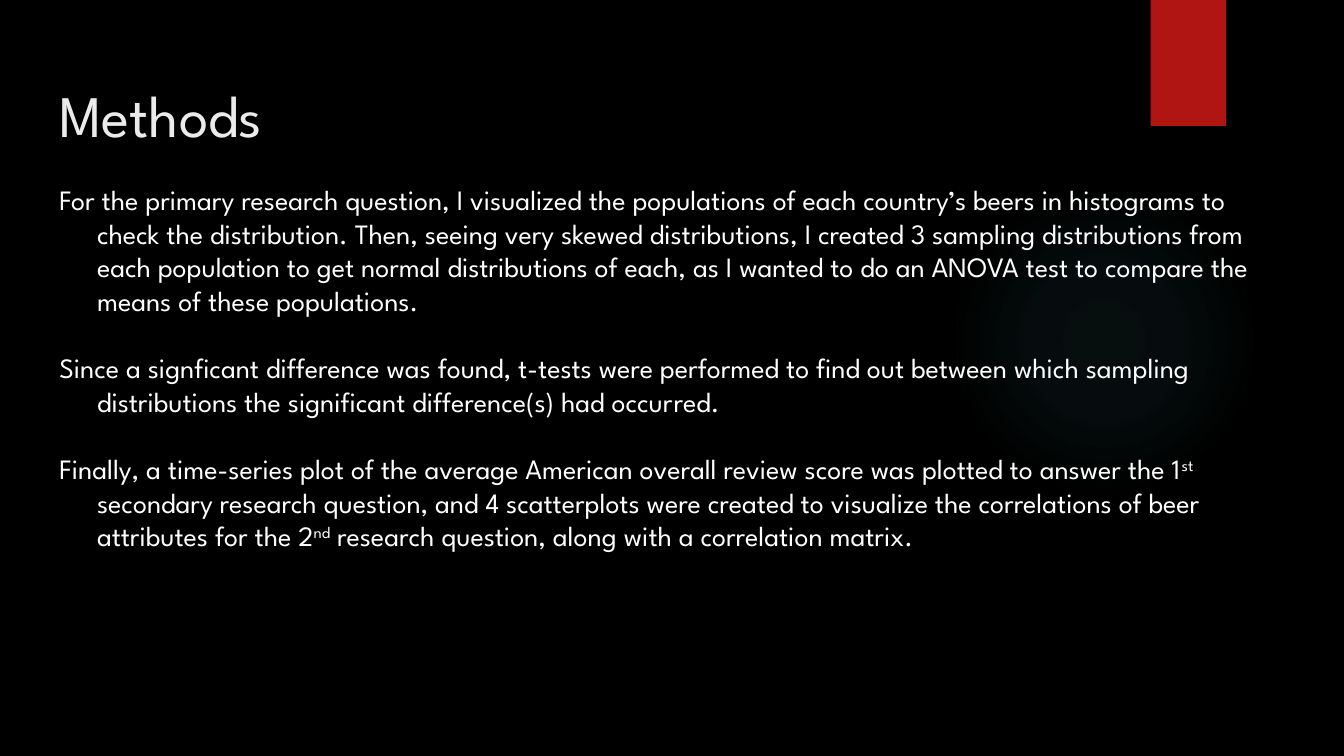
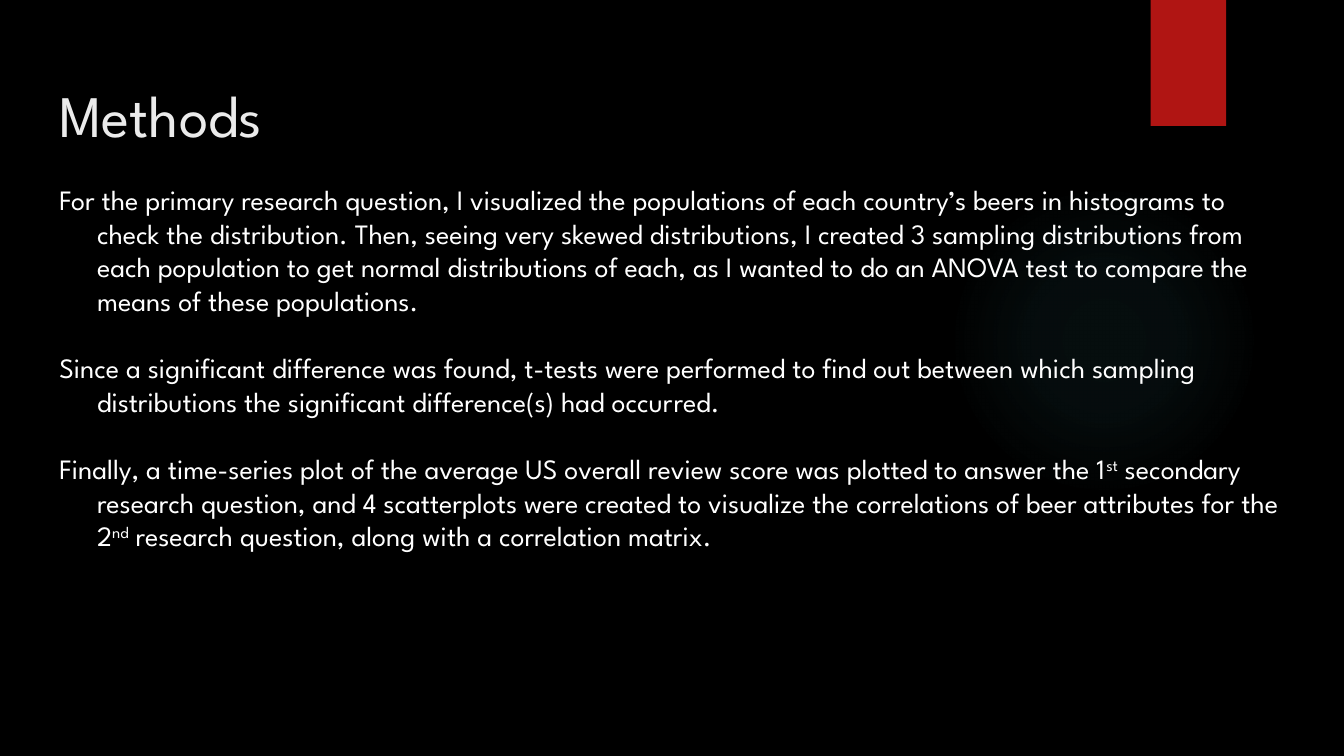
Before and after one commit to stephenlaw30/DataScienceMasters, a slide deck: slide 7 of Python/UCSD/PythonForDataScience/Week9/DSE_200X_FinalProjectPresentation.pptx. Drawn at 1344x756 pixels with LibreOffice and Linux fonts; fonts in the diff are those of the drawing; background and template pictures are left out. Boxes give left, top, right and bottom in pixels: in the first picture for what was removed or moved away, otherwise in the second. Text is boxed around its words. In the diff, an @@ line names an element or a change of style, - is before the commit and + after.

Commit message:
Change 'American' label to 'USA' since American is a continent, proofread and edit final draft of powerpoint presentation for EDX UCSD Python For Data Science final project

```diff
--- a/Python/UCSD/PythonForDataScience/Week9/DSE_200X_FinalProjectPresentation.pptx
+++ b/Python/UCSD/PythonForDataScience/Week9/DSE_200X_FinalProjectPresentation.pptx
@@ text at [59, 358, 1278, 552]: text changed @@
-Since a signficant difference was found, t-tests were performed to find out between which sampling distributions the significant difference(s) had occurred.
-Finally, a time-series plot of the average American overall review score was plotted to answer the 1st secondary research question, and 4 scatterplots were created to visualize the correlations of beer attributes for the 2nd research question, along with a correlation matrix.
+Since a significant difference was found, t-tests were performed to find out between which sampling distributions the significant difference(s) had occurred.
+Finally, a time-series plot of the average US overall review score was plotted to answer the 1st secondary research question, and 4 scatterplots were created to visualize the correlations of beer attributes for the 2nd research question, along with a correlation matrix.
```
Also in this commit, not shown: 7 other slides changed, 4 other files.
